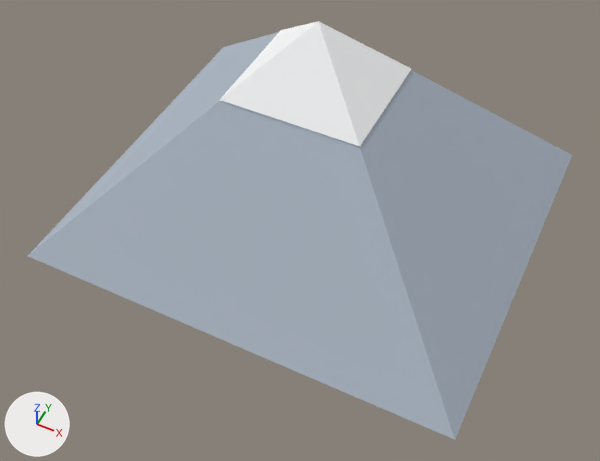
The glTF model examples/pine-ridge-rally/models/mountain.glb: old version first, new version second.
Both versions are drawn from a 50 mm lens placed at (108.0, -230.0, 266.0), pointed at (9.0, -32.0, 18.0). The axes (+X, +Y, +Z) are drawn at lower left. The lights are the same throughout. The picture after the commit comes second. Vertices at exactly the same position are counted once.

In view in the first picture: 'mountain'.
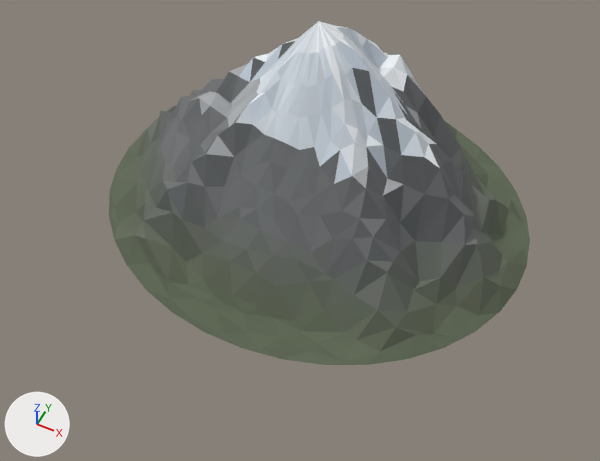
Where the change shows, as pixel boxes [x1, y1, x2, y2] in the pictures (600 x 461 px):
'mountain', reshaped, recoloured (23% narrower, 18% shorter)
    before: [28, 21, 572, 440]
    after: [109, 21, 530, 365]
part 1 of me_mountain, cut back
    before: [220, 21, 411, 146]
    after: [109, 21, 530, 365]
part 2 of me_mountain, deleted
    before: [28, 32, 572, 440]

Patch to the scene script:
```diff
--- a/examples/pine-ridge-rally/models/mountain.glb.py
+++ b/examples/pine-ridge-rally/models/mountain.glb.py
@@ mat_rough_0_92 @@
+mat_rough_0_92 = bpy.data.materials.new('rough 0.92')
+mat_rough_0_92.use_nodes = True; mat_rough_0_92.node_tree.nodes.clear()
+_N = mat_rough_0_92.node_tree.nodes; _L = mat_rough_0_92.node_tree.links
+n0 = _N.new('ShaderNodeBsdfPrincipled'); n0.name = 'Principled BSDF'
+n0.inputs[2].default_value = 0.92  # 'Roughness'
+n1 = _N.new('ShaderNodeOutputMaterial'); n1.name = 'Material Output'
+n2 = _N.new('ShaderNodeVertexColor'); n2.name = 'Color Attribute'
+_L.new(n0.outputs[0], n1.inputs[0])  # 'BSDF' to 'Surface'
+_L.new(n2.outputs[0], n0.inputs[0])  # 'Color' to 'Base Color'
@@ me_mountain @@
 # used by ob_mountain; location = (0.0, 0.0, 0.0)
-me_mountain.from_pydata(...)  # 9 vertices, 12 faces; spans x -94.0..94.0, y -81.0..81.0, z 0.0..94.0
-me_mountain.materials.append(mat_vertex_colours)
+me_mountain.from_pydata(...)  # 541 vertices, 1044 faces; spans x -94.0..94.0, y -81.0..81.0, z 0.0..94.0
+# me_mountain part 1: 4 vertices removed from x -29.0..29.0, y -25.0..25.0, z 66.0; 540 vertices added at x -94.0..94.0, y -81.0..81.0, z 0.0..90.0
+# me_mountain part 2: 4 vertices removed from x -94.0..94.0, y -81.0..81.0, z 0.0
+me_mountain.materials.append(mat_rough_0_92)
```
